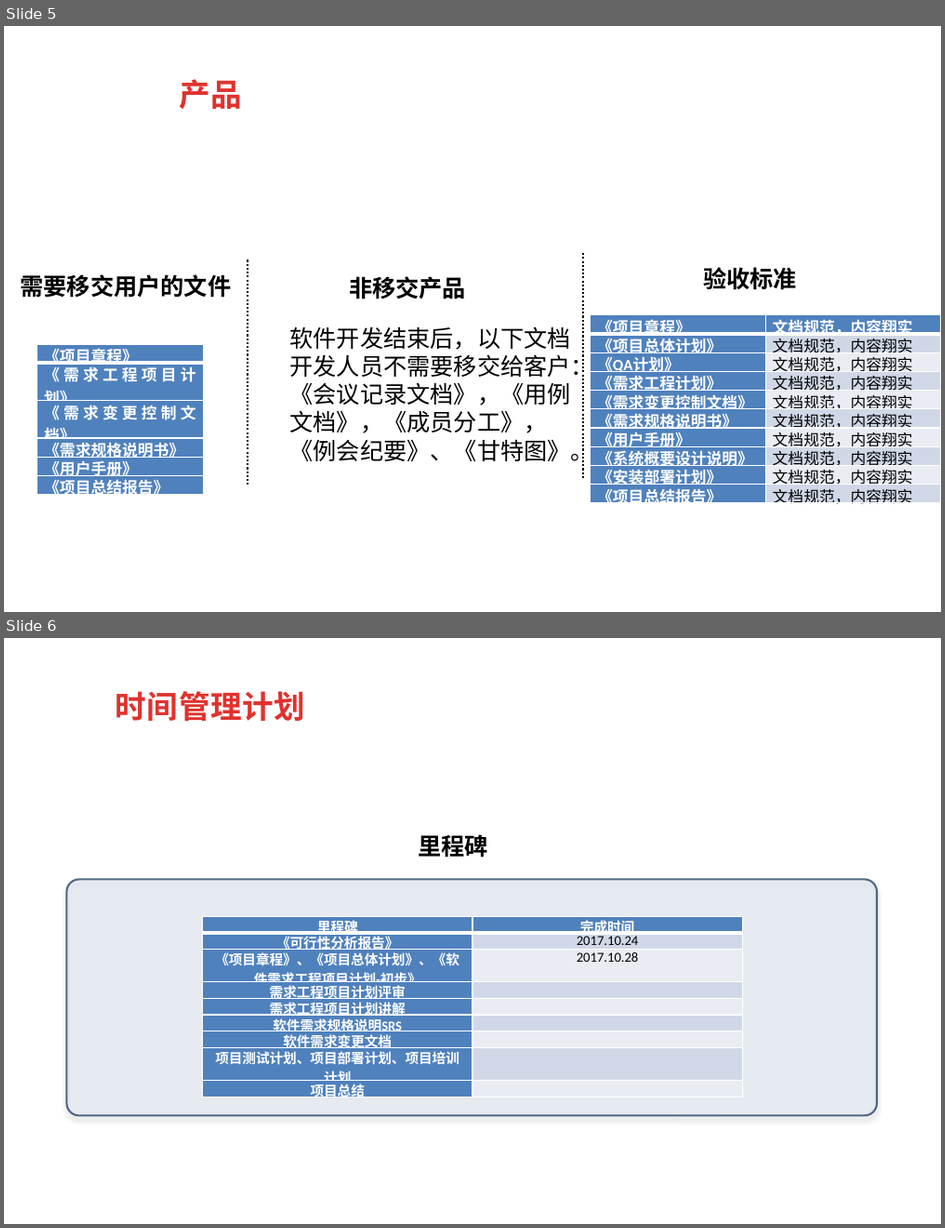
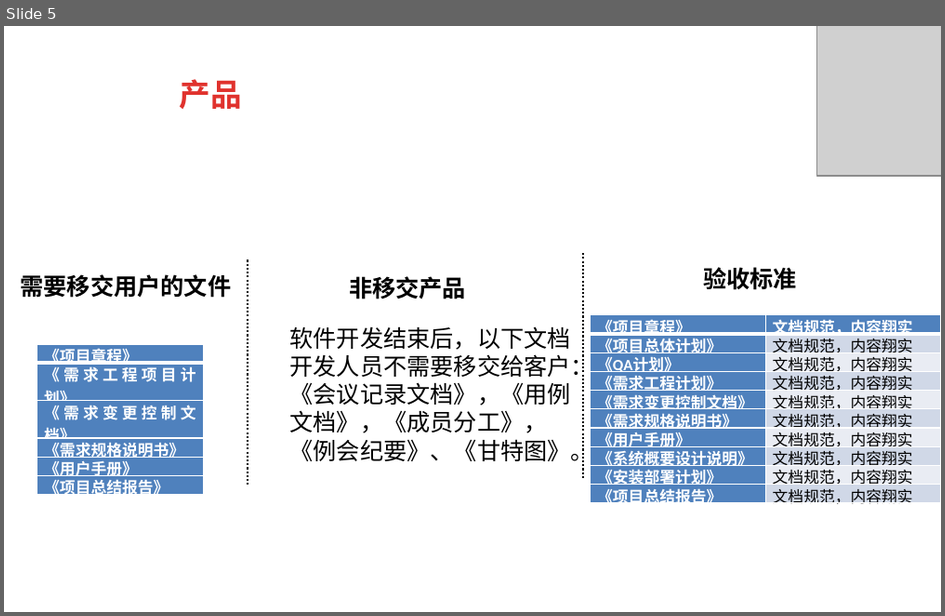
Before and after one commit to rjgcG7/SRS, a slide deck: 需求工程项目计划.pptx. Shown one above the other, each under a label of ours: slides 5 and 6 before the commit, slide 5 after it. The pictures are 945x1228 and 945x616 pixels, drawn with LibreOffice and Linux fonts; fonts in the diff are those of the drawing; grey boxes stand for pictures; background and template pictures are left out. Boxes give left, top, right and bottom in pixels: in the first picture for what was removed or moved away, otherwise in the second. Text is boxed around its words. In the diff, an @@ line names an element or a change of style, - is before the commit and + after.

Commit message:
需求工程项目计划文档及ppt修改

```diff
--- a/需求工程项目计划.pptx
+++ b/需求工程项目计划.pptx
@@ slide 6 removed at [4, 638, 941, 1224], background picture (left out) @@
@@ text removed at [116, 691, 306, 721] @@
-时间管理计划
@@ text removed at [418, 834, 489, 857] @@
-  里程碑
@@ rounded rectangle removed at [67, 879, 877, 1115] @@
@@ table removed at [203, 916, 742, 1101], 9 rows, 2 columns @@
-里程碑 | 完成时间
-《可行性分析报告》 | 2017.10.24
-《项目章程》、《项目总体计划》、《软件需求工程项目计划-初步》 | 2017.10.28
-需求工程项目计划评审 | 
-需求工程项目计划讲解 | 
-软件需求规格说明SRS | 
-软件需求变更文档 | 
-项目测试计划、项目部署计划、项目培训计划 | 
-项目总结 | 
@@ slide 5 changed as well @@
@@ picture added at [818, 26, 941, 176] @@
```
Also in this commit, not shown: 23 other slides changed, 2 slides added, 1 other file.
